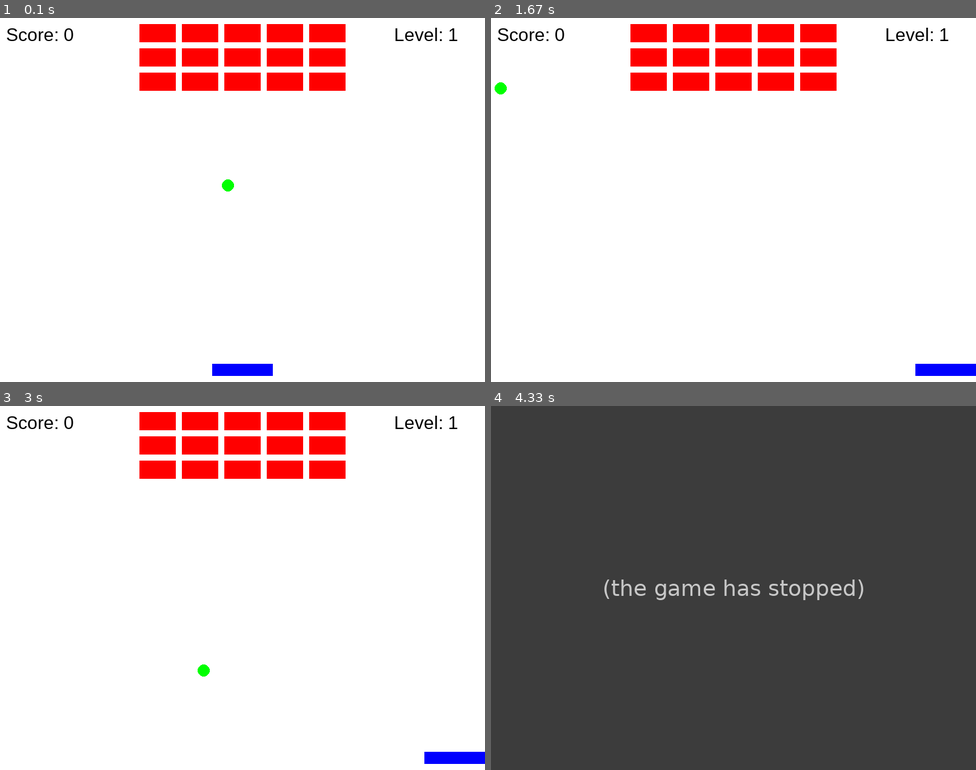
Above: before the commit, frames 1-4 (two rows, left to right).
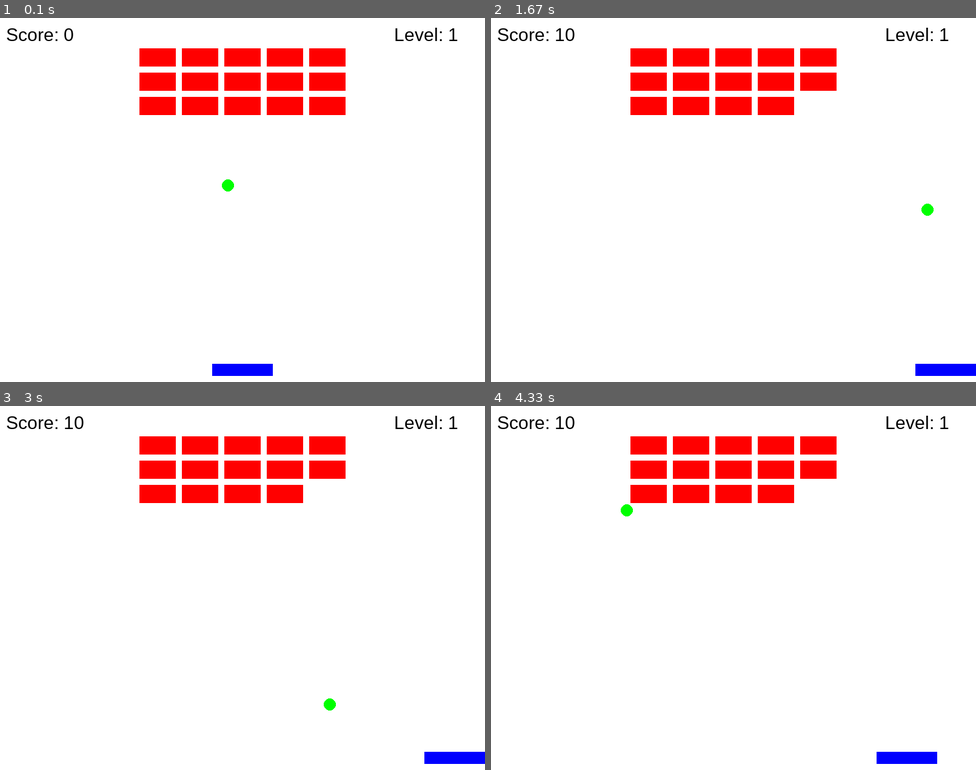
Above: after the commit, the same moments.

Repository: aknim/pygame-brick-shooter
Game: pygame game, started from brick_shooter.py
Same seed, same stepped clock (60 frames per second), same inputs: the game is played once before the commit and once after it.
Inputs:
- Up to frame 1 (0.1 s): no input
- Up to frame 2 (1.67 s): hold R 0.33-0.8 s; hold Right 0.33-0.8 s; hold Right 0.83-1.3 s; hold Right from 1.33 s (still down)
- Up to frame 3 (3 s): release Right at 1.8 s; hold Left 1.83-2.37 s; hold Right 2.4-2.8 s; hold Right from 2.83 s (still down)
- Up to frame 4 (4.33 s): release Right at 3.47 s; hold Left 3.5-3.97 s; hold Right from 4 s (still down)

The runs differ from the first frame. In frame 1, 3.8% of the frame differs, in the area x 28-72%, y 1-27%; in frame 2, 3.6%; in frame 3, 3.6%; in frame 4, 100%, in the area x 0-100%, y 0-100%.
Before the commit the program exited at 3.63 s; later frames show no game.

Commit message:
Day 2.2 #4 Added Reset Functionality

Diff:
--- a/brick_shooter.py
+++ b/brick_shooter.py
@@ -28,6 +28,10 @@
         self.x = (width - self.width) // 2
         self.y = height - self.height - 10
         self.speed = 8
+
+    def reset_position(self):
+        self.x = (width - self.width) // 2
+        self.y = height - self.height - 10
 
     def move(self, dx):
         self.x += dx
@@ -104,17 +108,11 @@
     spacing_y = 10
 
     start_x = (width - (cols * brick_width + (cols - 1) * spacing_x)) // 2
-    start_y = 10 # (height - (rows * brick_height + (rows - 1) * spacing_y)) // 2
-    print(width, cols, brick_width, cols-1, spacing_x)
-    print(height, cols, brick_height, cols-1, spacing_y)
-    print(":", start_x, start_y)
-
-    print(width, cols * brick_width, (cols - 1) * spacing_x)
+    start_y = 50 # (height - (rows * brick_height + (rows - 1) * spacing_y)) // 2
+
     centered_bricks = [
         Brick(start_x + x * (brick_width + spacing_x), start_y + y * (brick_height + spacing_y)) for x, y in brick_layout
     ]
-    for a in centered_bricks:
-        print(a.x, a.y)
     return centered_bricks
 
     # return [Brick(x,y) for (x, y) in layouts[level % len(layouts)]]
@@ -127,7 +125,16 @@
     pygame.display.update()
     time.sleep(1) # Pause for 1 second
 
+def reset_game():
+    global ball, paddle, bricks, score, level
+    ball.reset_position() #= Ball(width // 2, height // 2)
+    paddle.reset_position() #= Paddle(width // 2 - 50, height - 30)
+    level = 0
+    score = 0
+    bricks = create_level(level)
+
 def main():
+    global paddle, ball, level, bricks, score, running
     paddle = Paddle()
     ball = Ball()
     level = 0
@@ -142,6 +149,8 @@
         for event in pygame.event.get():
             if event.type == pygame.QUIT:
                 running = False
+            if event.type == pygame.KEYDOWN and event.key == pygame.K_r:
+                reset_game()
 
         # Paddle movement (left and right)
         keys = pygame.key.get_pressed()
